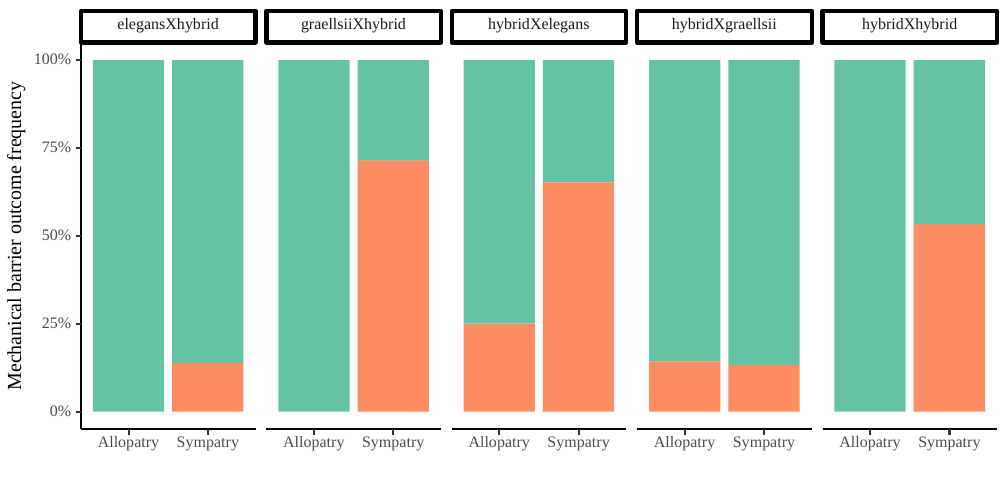
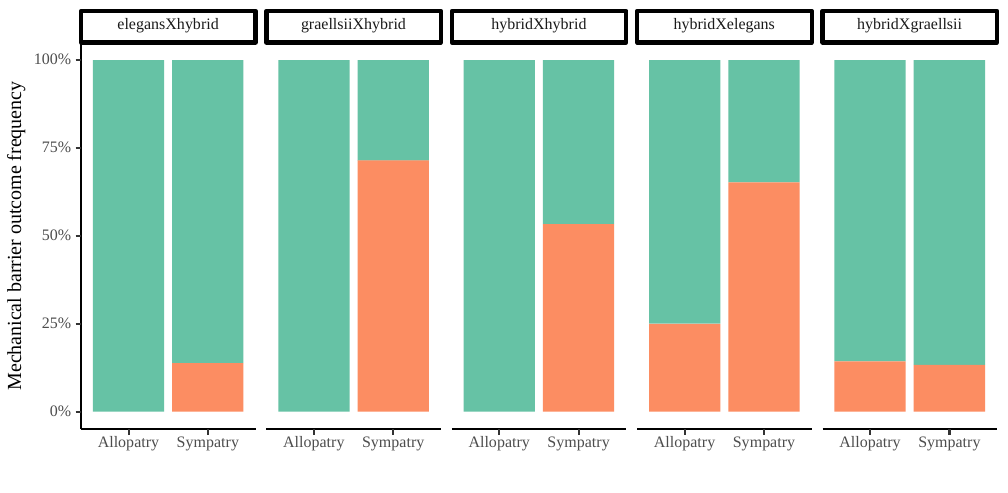
Before and after one commit to LuisRodrigoArce-Valdes/Ischnura_Reinforcement, a slide deck: slide 1 of 02_Regions/01_Absolutes/figures/02_Postzygotics.pptx. Drawn at 1008x493 pixels with LibreOffice and Linux fonts; fonts in the diff are those of the drawing. Boxes give left, top, right and bottom in pixels: in the first picture for what was removed or moved away, otherwise in the second. Text is boxed around its words. In the diff, an @@ line names an element or a change of style, - is before the commit and + after.

```diff
--- a/02_Regions/01_Absolutes/figures/02_Postzygotics.pptx
+++ b/02_Regions/01_Absolutes/figures/02_Postzygotics.pptx
@@ text at [491, 18, 586, 33]: text changed @@
-hybridXelegans
+hybridXhybrid
@@ text at [674, 18, 775, 33]: text changed @@
-hybridXgraellsii
+hybridXelegans
@@ text at [857, 18, 962, 33]: text changed @@
-hybridXhybrid
+hybridXgraellsii
@@ rectangle: place and size @@
-rectangle at [463, 60, 535, 324]
+rectangle at [463, 60, 535, 411]
@@ rectangle: place and size @@
-rectangle at [544, 60, 615, 183]
+rectangle at [544, 60, 615, 224]
@@ rectangle: place and size @@
-rectangle at [649, 60, 720, 361]
+rectangle at [649, 60, 720, 324]
@@ rectangle added at [728, 60, 799, 183], fill #66C2A5 @@
@@ rectangle: place and size @@
-rectangle at [834, 60, 906, 411]
+rectangle at [834, 60, 906, 361]
@@ rectangle: place and size @@
-rectangle at [913, 60, 985, 224]
+rectangle at [913, 60, 985, 365]
@@ rectangle: place and size @@
-rectangle at [728, 60, 799, 365]
+rectangle at [728, 183, 799, 411]
@@ rectangle at [728, 183, 799, 411]: fill #66C2A5 to #FC8D62 @@
@@ rectangle: place and size @@
-rectangle at [544, 183, 615, 411]
+rectangle at [544, 224, 615, 411]
@@ rectangle removed at [463, 324, 535, 411] @@
@@ rectangle: place and size @@
-rectangle at [649, 361, 720, 411]
+rectangle at [649, 324, 720, 411]
@@ rectangle: place and size @@
-rectangle at [728, 364, 799, 411]
+rectangle at [834, 361, 906, 411]
@@ rectangle: place and size @@
-rectangle at [913, 224, 985, 411]
+rectangle at [913, 364, 985, 411]
```
Also in this commit, not shown: 4 other slides changed, 9 other files.
